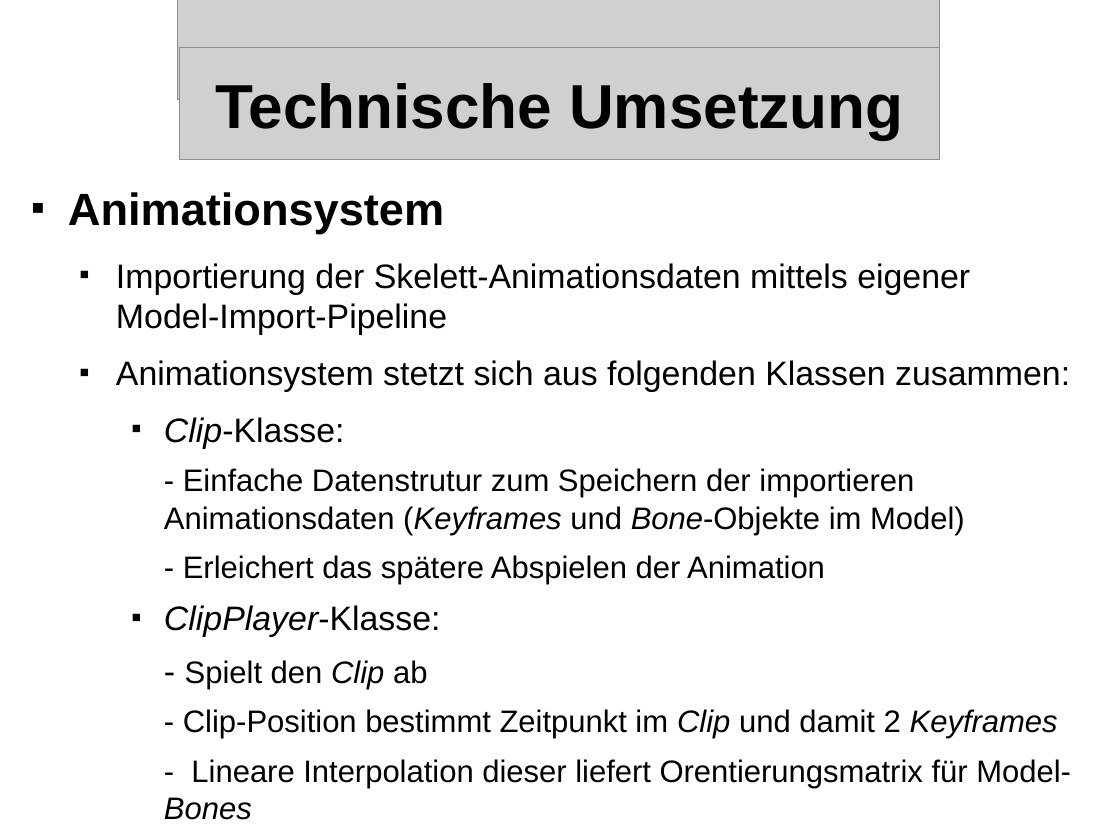
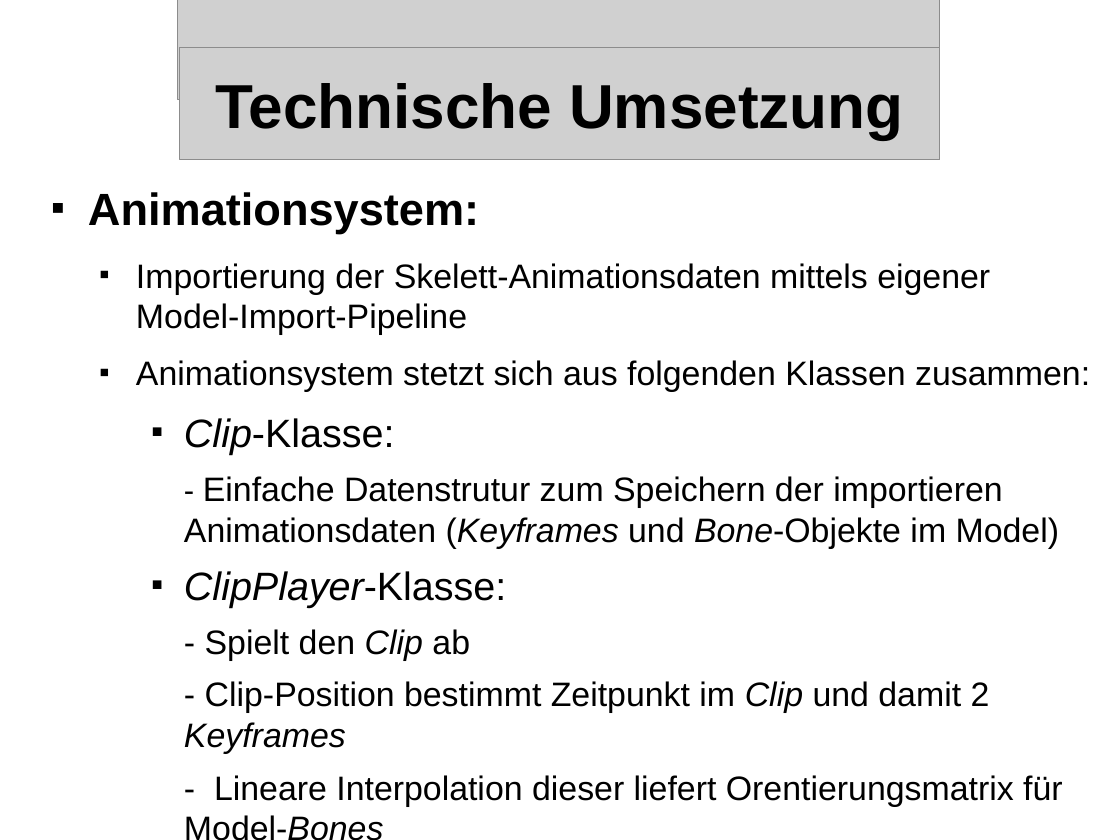
Before and after one commit to streber91/3D-Game-Project, a slide deck: slide 11 of Documents/Präsentationen/Underlord Abschlusspräsentation.odp (slide 12 before the commit). Drawn at 1120x840 pixels with LibreOffice and Linux fonts; fonts in the diff are those of the drawing; grey boxes stand for pictures; background and template pictures are left out. Boxes give left, top, right and bottom in pixels: in the first picture for what was removed or moved away, otherwise in the second. Text is boxed around its words. In the diff, an @@ line names an element or a change of style, - is before the commit and + after.

```diff
--- a/Documents/Präsentationen/Underlord Abschlusspräsentation.odp
+++ b/Documents/Präsentationen/Underlord Abschlusspräsentation.odp
@@ text "Animationsystem:": place and size @@
-text "Animationsystem:" at bbox=[68, 192, 1071, 820]
+text "Animationsystem:" at bbox=[88, 192, 1090, 806]
@@ text at bbox=[88, 192, 479, 233]: text changed @@
-■ Animationsystem
+■ Animationsystem:
@@ text at bbox=[184, 418, 1063, 806]: size 24 to 28 pt in "Clip-Klasse:", "ClipPlayer-Klasse:"; size 22 to 24 pt in "Einfache Datenstrutur zum Speichern der importieren Animatio ...", "Spielt den Clip ab", "- Clip-Position bestimmt Zeitpunkt im Clip und ...", "- Lineare Interpolation dieser liefert Orentierungsmatrix fü ..." @@
@@ text at bbox=[183, 555, 825, 584]: paragraph removed @@
-    - Erleichert das spätere Abspielen der Animation
```
Also in this commit, not shown: 8 other slides changed, 1 slide removed.
